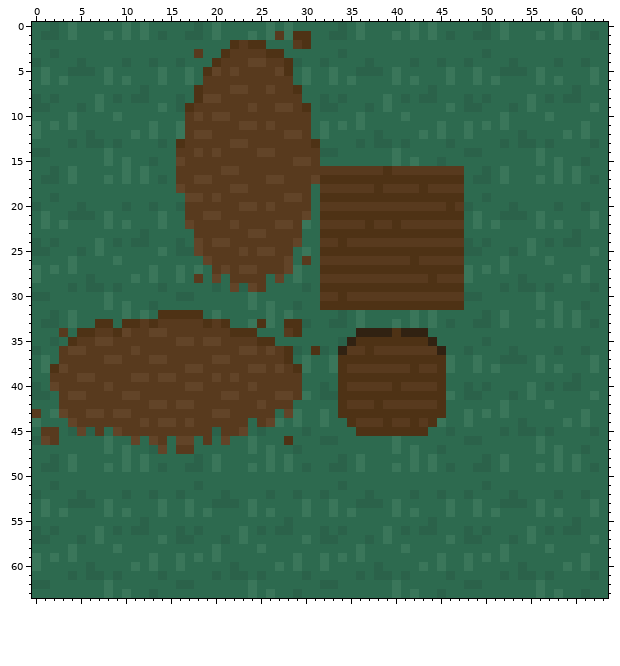
A pixel-art file gets an edit: client/static/working/forest_working.aseprite. Above is the file before it was changed.
64x64 pixels, 1 frame.
Now the later version:
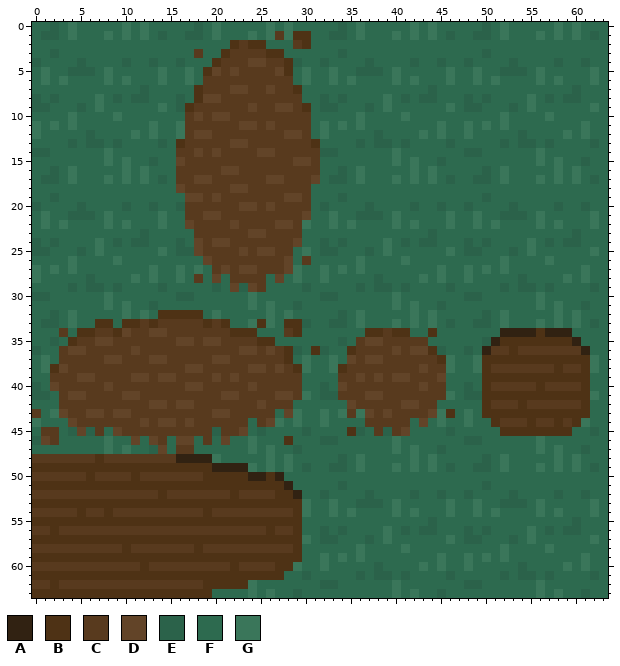
Palette (. is transparent): A #312212  B #4e3215  C #583a1e  D #624428  E #2b624a  F #2d6a4f  G #3a765a
Diff:
layer "Dirt Sm" now shown
layer "Tilled Sm" added
layer "Tilled W" added
layer "Tilled Sm Copy" removed
Changed rows in their new state; - is an unchanged pixel.
first column x 0:
16 --------------------------------FFEFGFFFFFGFGFFF--------------
17 --------------------------------FEEFGFFFGFGFGFEF--------------
18 --------------------------------FFFFFFFFFFFFFFFF--------------
19 --------------------------------FFEFFFFFFFFFFFFF--------------
20 --------------------------------EFFFFEFFFFEFFEFF--------------
21 --------------------------------FGFFEEEFGFFFFFGF--------------
22 --------------------------------FGFGFFFFGFGFFFGF--------------
23 --------------------------------FFFFFFFFFFFFEFFF--------------
24 --------------------------------EFEFFFFGFEFEEFFF--------------
25 --------------------------------EEFFFEFGFFFFFFGF--------------
26 --------------------------------FFFFGFFFFGFFFFFF--------------
27 --------------------------------GFGFGFFFFFFFFGFF--------------
28 --------------------------------GFFFFFEFFFFGFGFF--------------
29 --------------------------------FFFFEFEEFEFFFFEF--------------
30 --------------------------------EEFFFFFFGFFFFFFF--------------
31 --------------------------------FFFFFFFFGFGFFEFF--------------
34 ------------------------------------FBBC-BFFB-------AAAABAAA--
35 -----------------------------------FCDDCCCCCF------ABBBBBBBBA-
36 ----------------------------------FB-C--D-DDBE----ACCBCCCCCCCA
37 ----------------------------------FDCDDCCCCCC-----BBBBBBBBBBBB
38 ------------------------------------------CD-C----BCCCCCCCBCCB
39 ----------------------------------CCDCDCDDCCCD----BBBBBBBBBBBB
40 ----------------------------------D-----C--D-C----BCCCCCBCCCCB
41 ----------------------------------CCCDDCCCCCCC----BBBBBBBBBBBB
42 ----------------------------------FD--C--DD--F----BCCCBCCCCCCB
43 ----------------------------------GCGDCDCCCCDGB---BBBBBBBBBBBB
44 -----------------------------------FF--C--FDF------BCCCBCCBCB-
45 -----------------------------------BEFCECDFF--------BBBBBBBB--
48 CCCCCCCBCCCCCCCCAAAA------------------------------------------
49 BBBBBBBBBBBBBBBBBBBBAAAA--------------------------------------
50 CCCCCCBCCCCBCCCCCCCBBBBBAABA----------------------------------
51 BBBBBBBBBBBBBBBBBBBBBBBBBBBBA---------------------------------
52 CCCCCCCCCCCCCCBCCCCCCCBCCCCBBA--------------------------------
53 BBBBBBBBBBBBBBBBBBBBBBBBBBBBBB--------------------------------
54 CCCCCBCCBCCCCCCCCCCBCCCCCCCCCB--------------------------------
55 BBBBBBBBBBBBBBBBBBBBBBBBBBBBBB--------------------------------
56 CCBCCCCCCCCCCCCCCCCCCCCCCCBCCB--------------------------------
57 BBBBBBBBBBBBBBBBBBBBBBBBBBBBBB--------------------------------
58 CCCCCCCCCCBCCCCCCCBCCCCCCCCCCB--------------------------------
59 BBBBBBBBBBBBBBBBBBBBBBBBBBBBBB--------------------------------
60 CCCCCCCCCCCCBCCCCCCCCCBCCCCBB---------------------------------
61 BBBBBBBBBBBBBBBBBBBBBBBBBBBB----------------------------------
62 CCBCCCCCCCCCCCCCCCCBBBBB--------------------------------------
63 BBBBBBBBBBBBBBBBBBBB------------------------------------------
Changed places in both pictures, as pixel boxes (x1, y1, x2, y2):
changed: (320, 166, 590, 436)
changed: (32, 454, 302, 598)
